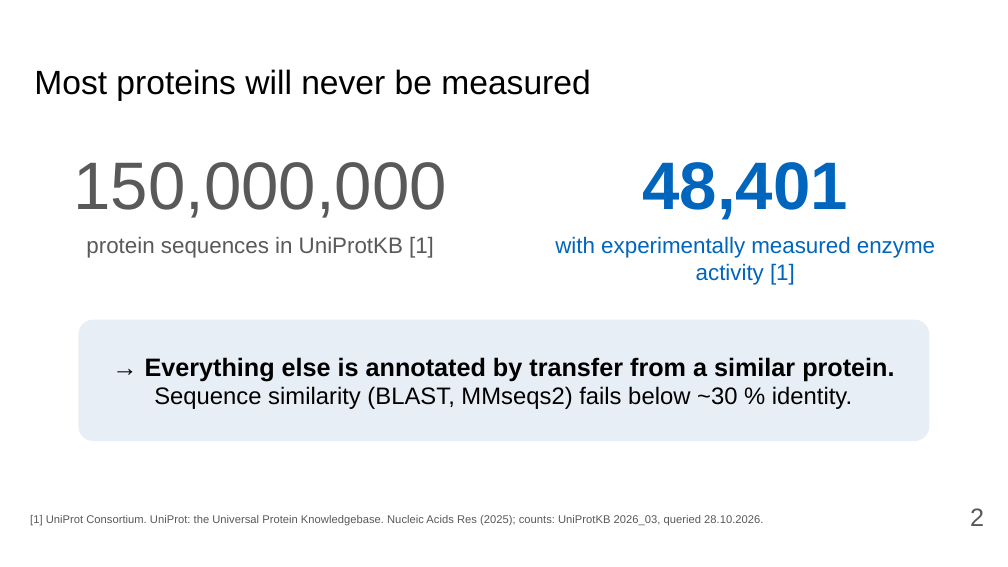
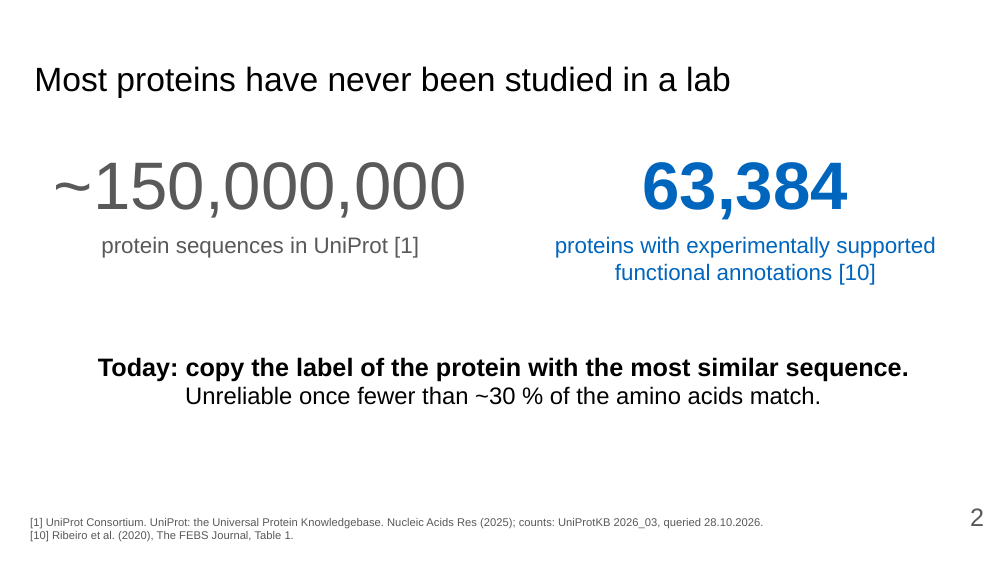
Before and after one commit to Pollysoma/protein-prediction-project-2, a slide deck: slide 2 of presentation/2026-11-02_pitch.pptx. Drawn at 1008x567 pixels with LibreOffice and Linux fonts; fonts in the diff are those of the drawing. Boxes give left, top, right and bottom in pixels: in the first picture for what was removed or moved away, otherwise in the second. Text is boxed around its words. In the diff, an @@ line names an element or a change of style, - is before the commit and + after.

```diff
--- a/presentation/2026-11-02_pitch.pptx
+++ b/presentation/2026-11-02_pitch.pptx
@@ title at (34,66,731,98): text changed @@
-Most proteins will never be measured
+Most proteins have never been studied in a lab
@@ text at (54,162,467,218): text changed @@
-150,000,000
+~150,000,000
@@ text at (643,162,848,220): text changed @@
-48,401
+63,384
@@ text at (101,237,419,258): text changed @@
-protein sequences in UniProtKB [1]
+protein sequences in UniProt [1]
@@ text at (555,236,935,285): text changed @@
-with experimentally measured enzyme activity [1]
+proteins with experimentally supported functional annotations [10]
@@ text "Today: copy the label of ...": place and size @@
-text "Today: copy the label of ..." at (79,320,929,440)
+text "Today: copy the label of ..." at (98,357,909,405)
@@ text "Today: copy the label of ..." at (98,357,909,405): fill #E8EEF5 to none @@
@@ text at (98,357,909,405): text changed @@
-→ Everything else is annotated by transfer from a similar protein.
-Sequence similarity (BLAST, MMseqs2) fails below ~30 % identity.
+Today: copy the label of the protein with the most similar sequence.
+Unreliable once fewer than ~30 % of the amino acids match.
@@ text at (30,531,294,542): paragraph added @@
+[10] Ribeiro et al. (2020), The FEBS Journal, Table 1.
```
Also in this commit, not shown: 4 other slides changed, 4 slides added, 7 slides removed, 1 other file.
